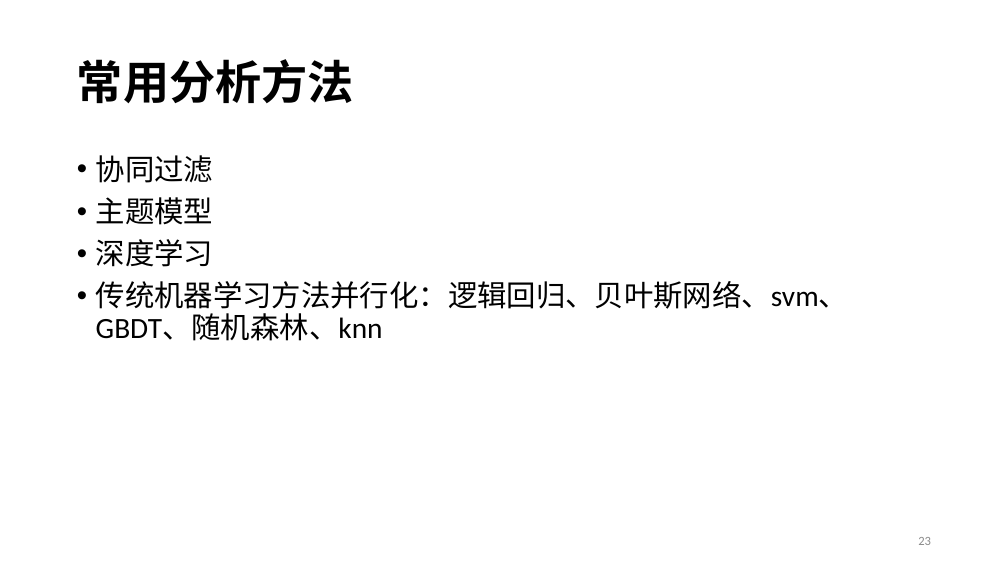
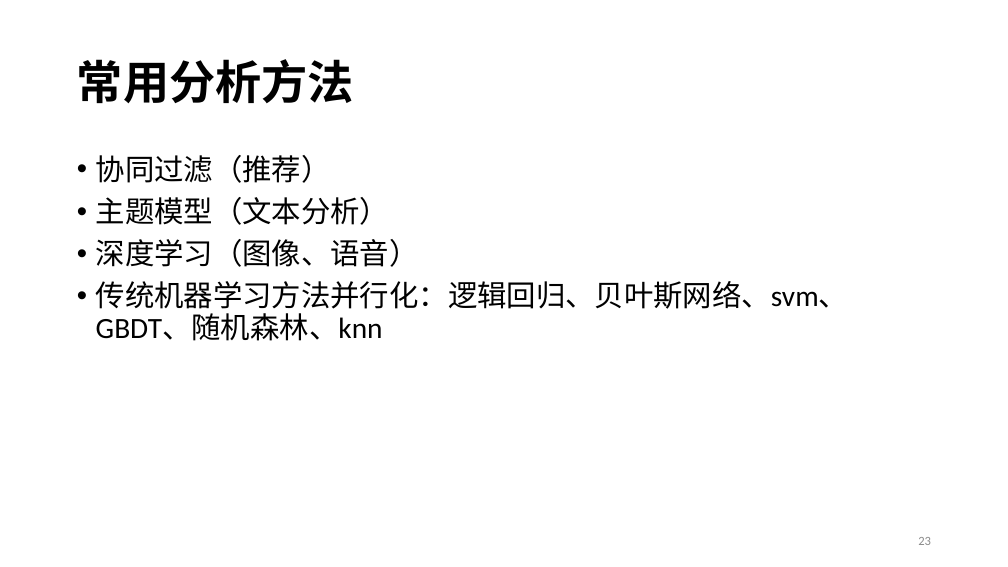
Before and after one commit to prm10/paper, a slide deck: slide 23 of presentation/big data.pptx. Drawn at 1008x567 pixels with LibreOffice and Linux fonts; fonts in the diff are those of the drawing. Boxes give left, top, right and bottom in pixels: in the first picture for what was removed or moved away, otherwise in the second. Text is boxed around its words. In the diff, an @@ line names an element or a change of style, - is before the commit and + after.

```diff
--- a/presentation/big data.pptx
+++ b/presentation/big data.pptx
@@ text at <box>96,155,419,267</box>: text changed @@
-• 协同过滤
-• 主题模型
-• 深度学习
+• 协同过滤（推荐）
+• 主题模型（文本分析）
+• 深度学习（图像、语音）
```
Also in this commit, not shown: 11 other slides changed, 2 slides added, 1 slide removed.
